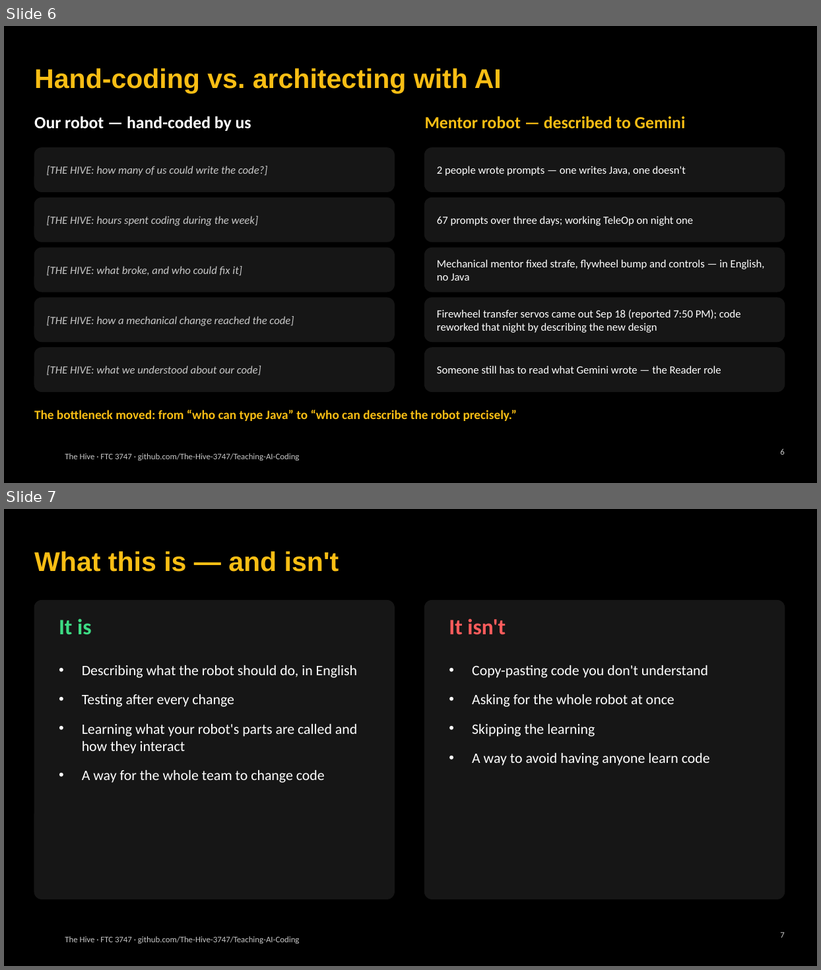
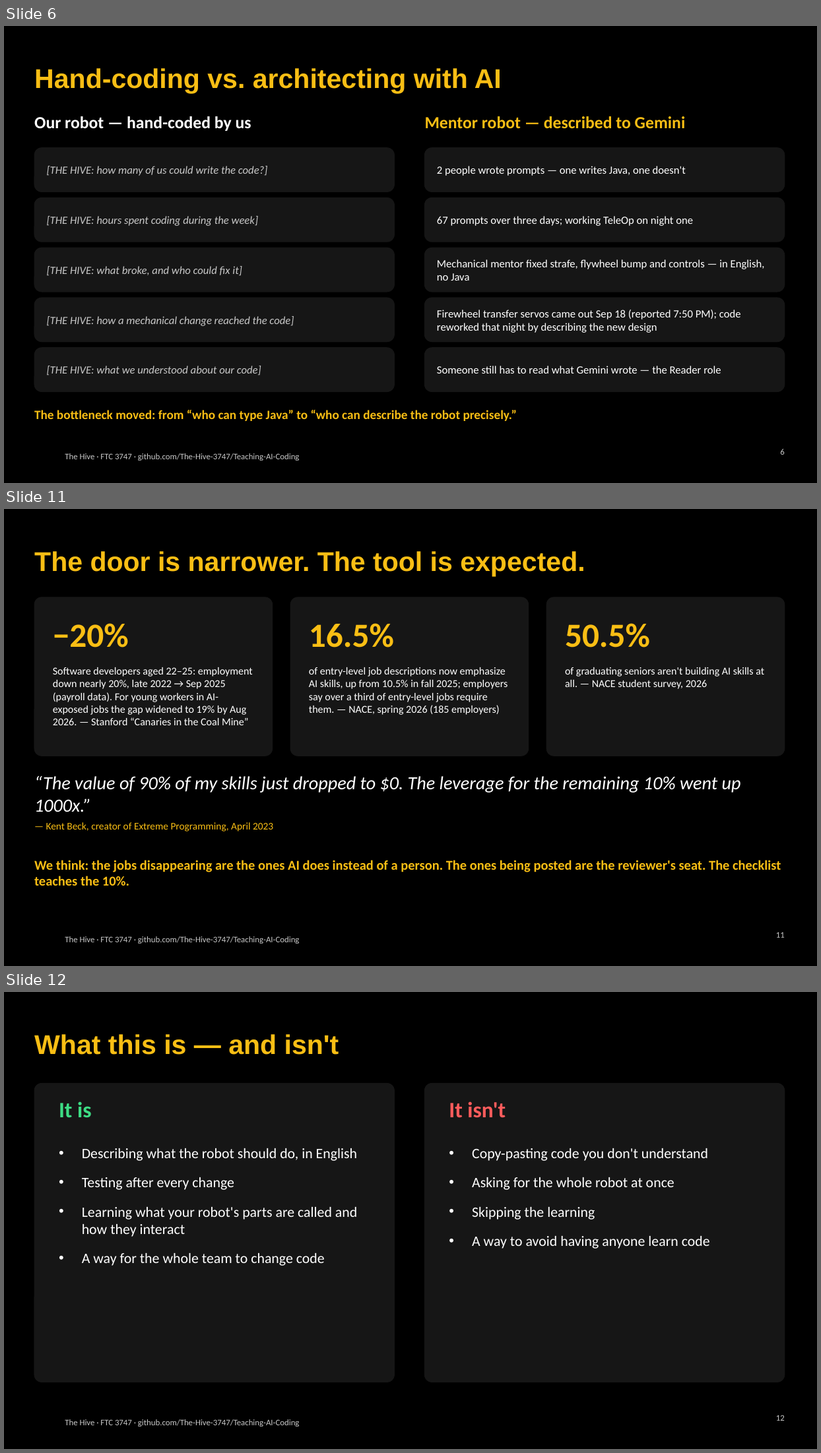
Before and after one commit to The-Hive-3747/Teaching-AI-Coding, a slide deck: slides/kickoff.pptx. Shown one above the other, each under a label of ours: slides 6 and 7 before the commit, slides 6, 11 and 12 after it; the slides between them are not shown. The pictures are 821x970 and 821x1453 pixels, drawn with LibreOffice and Linux fonts; fonts in the diff are those of the drawing; background and template pictures are left out. Boxes give left, top, right and bottom in pixels: in the first picture for what was removed or moved away, otherwise in the second. Text is boxed around its words. In the diff, an @@ line names an element or a change of style, - is before the commit and + after.

```diff
--- a/slides/kickoff.pptx
+++ b/slides/kickoff.pptx
@@ slide 11 added at (4,509,817,966), background #000000; not listed: 1 template element that a slide beside it also shows @@
@@ title added at (34,551,585,577), 32 pt, text #F9BE14, bold @@
+The door is narrower. The tool is expected.
@@ rounded rectangle added at (34,597,273,756), fill #161616, outline #161616 1 pt @@
@@ rounded rectangle added at (290,597,529,756), fill #161616, outline #161616 1 pt @@
@@ rounded rectangle added at (547,597,785,756), fill #161616, outline #161616 1 pt @@
@@ text added at (53,623,129,648), 40 pt, text #F9BE14, bold @@
+−20%
@@ text added at (309,623,394,648), 40 pt, text #F9BE14, bold @@
+16.5%
@@ text added at (565,623,650,648), 40 pt, text #F9BE14, bold @@
+50.5%
@@ text added at (53,667,253,725), 12.5 pt, text #FFFFFF @@
+Software developers aged 22–25: employment down nearly 20%, late 2022 → Sep 2025 (payroll data). For young workers in AI-exposed jobs the gap widened to 19% by Aug 2026. — Stanford “Canaries in the Coal Mine”
@@ text added at (309,667,508,715), 12.5 pt, text #FFFFFF @@
+of entry-level job descriptions now emphasize AI skills, up from 10.5% in fall 2025; employers say over a third of entry-level jobs require them. — NACE, spring 2026 (185 employers)
@@ text added at (565,667,764,689), 12.5 pt, text #FFFFFF @@
+of graduating seniors aren't building AI skills at all. — NACE student survey, 2026
@@ text added at (34,776,741,813), 22 pt, text #FFFFFF, italic @@
+“The value of 90% of my skills just dropped to $0. The leverage for the remaining 10% went up 1000x.”
@@ text added at (46,823,273,832), 12 pt, text #F9BE14 @@
+— Kent Beck, creator of Extreme Programming, April 2023
@@ text added at (34,860,781,886), 16 pt, text #F9BE14, bold @@
+We think: the jobs disappearing are the ones AI does instead of a person. The ones being posted are the reviewer's seat. The checklist teaches the 10%.
@@ page number added at (776,932,785,938), 10 pt, text #C8C8C8 @@
+11
@@ what was slide 7 is now slide 12 @@
@@ page number at (776,1415,785,1421): text changed @@
-7
+12
```
Also in this commit, not shown: 4 other slides added, 3 other files.
